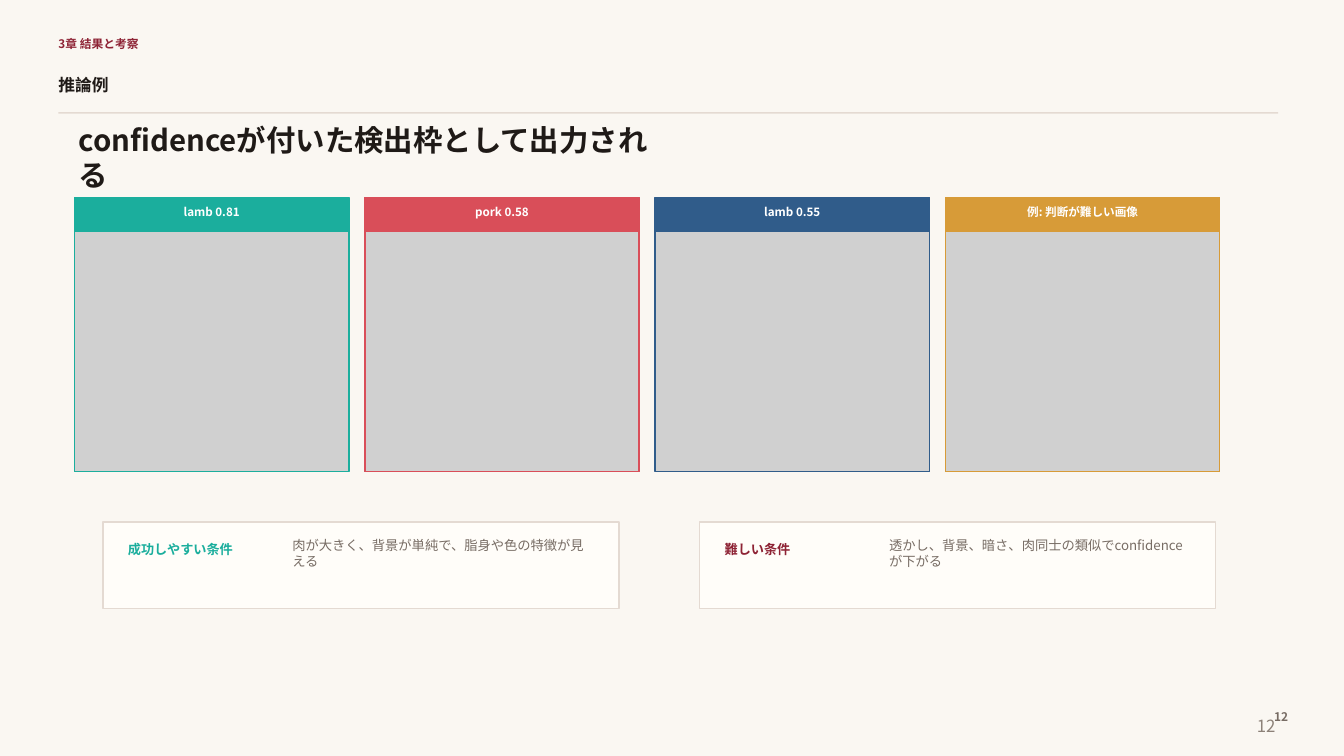
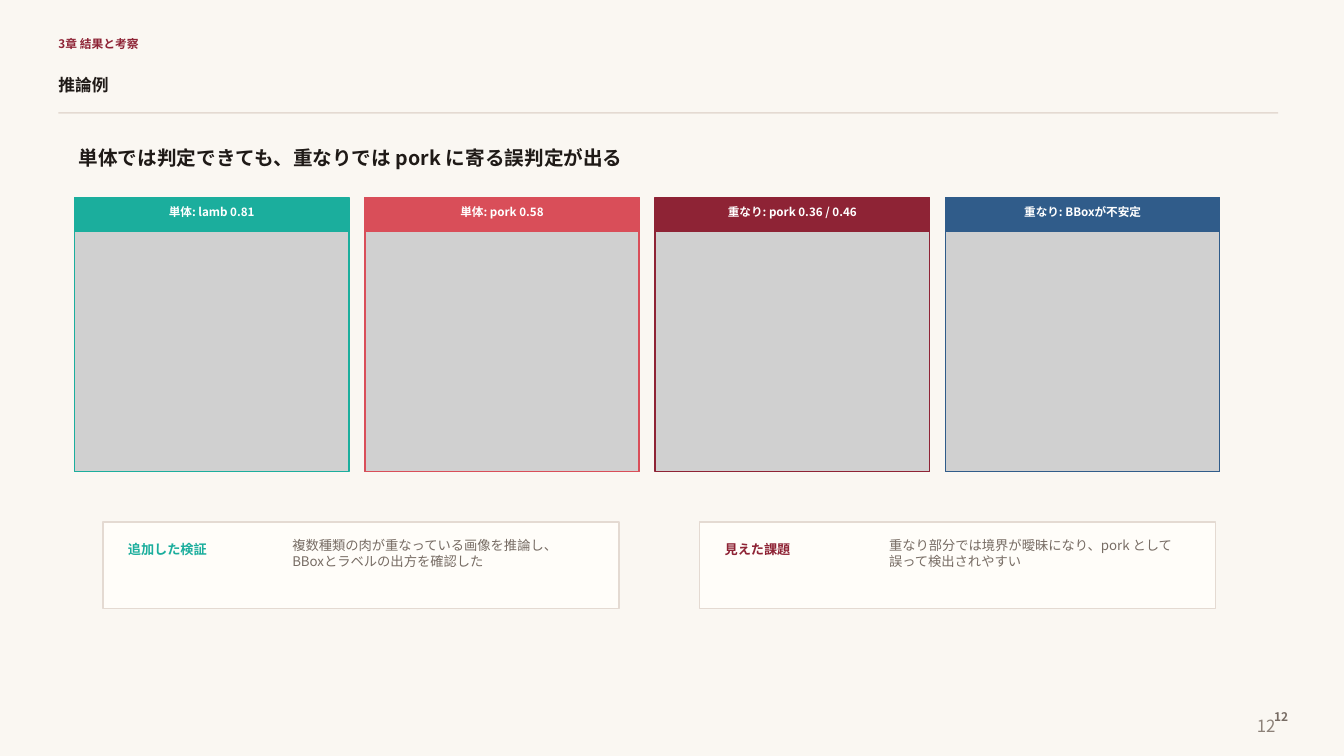
Before and after one commit to moka610/meat-detection-yolo, a slide deck: slide 12 of slides_meat_yolo/meat_yolo_roboflow_presentation.pptx. Drawn at 1344x756 pixels with LibreOffice and Linux fonts; fonts in the diff are those of the drawing; grey boxes stand for pictures. Boxes give left, top, right and bottom in pixels: in the first picture for what was removed or moved away, otherwise in the second. Text is boxed around its words. In the diff, an @@ line names an element or a change of style, - is before the commit and + after.

```diff
--- a/slides_meat_yolo/meat_yolo_roboflow_presentation.pptx
+++ b/slides_meat_yolo/meat_yolo_roboflow_presentation.pptx
@@ text at (x1=79, y1=148, x2=623, y2=170): text changed; size 21 to 14 pt @@
-confidenceが付いた検出枠として出力される
+単体では判定できても、重なりでは pork に寄る誤判定が出る
@@ text at (x1=169, y1=206, x2=254, y2=217): text changed @@
-lamb 0.81
+単体: lamb 0.81
@@ text at (x1=460, y1=206, x2=543, y2=219): text changed @@
-pork 0.58
+単体: pork 0.58
@@ rectangle at (x1=655, y1=198, x2=930, y2=472): outline #305C8A 1.1 pt to #8E2335 1.1 pt @@
@@ rectangle at (x1=655, y1=198, x2=930, y2=232): fill #305C8A to #8E2335 @@
@@ text at (x1=728, y1=206, x2=856, y2=219): text changed @@
-lamb 0.55
+重なり: pork 0.36 / 0.46
@@ rectangle at (x1=946, y1=198, x2=1220, y2=472): outline #D79B38 1.1 pt to #305C8A 1.1 pt @@
@@ rectangle at (x1=946, y1=198, x2=1220, y2=232): fill #D79B38 to #305C8A @@
@@ text at (x1=1024, y1=206, x2=1141, y2=217): text changed @@
-例: 判断が難しい画像
+重なり: BBoxが不安定
@@ text at (x1=292, y1=539, x2=557, y2=567): text changed @@
-肉が大きく、背景が単純で、脂身や色の特徴が見える
+複数種類の肉が重なっている画像を推論し、BBoxとラベルの出方を確認した
@@ text at (x1=889, y1=539, x2=1172, y2=567): text changed @@
-透かし、背景、暗さ、肉同士の類似でconfidenceが下がる
+重なり部分では境界が曖昧になり、pork として誤って検出されやすい
@@ text at (x1=128, y1=542, x2=207, y2=555): text changed @@
-成功しやすい条件
+追加した検証
@@ text at (x1=725, y1=543, x2=791, y2=555): text changed @@
-難しい条件
+見えた課題
```
Also in this commit, not shown: 6 other slides changed, 1 slide added, 1 slide removed, 1 other file.
